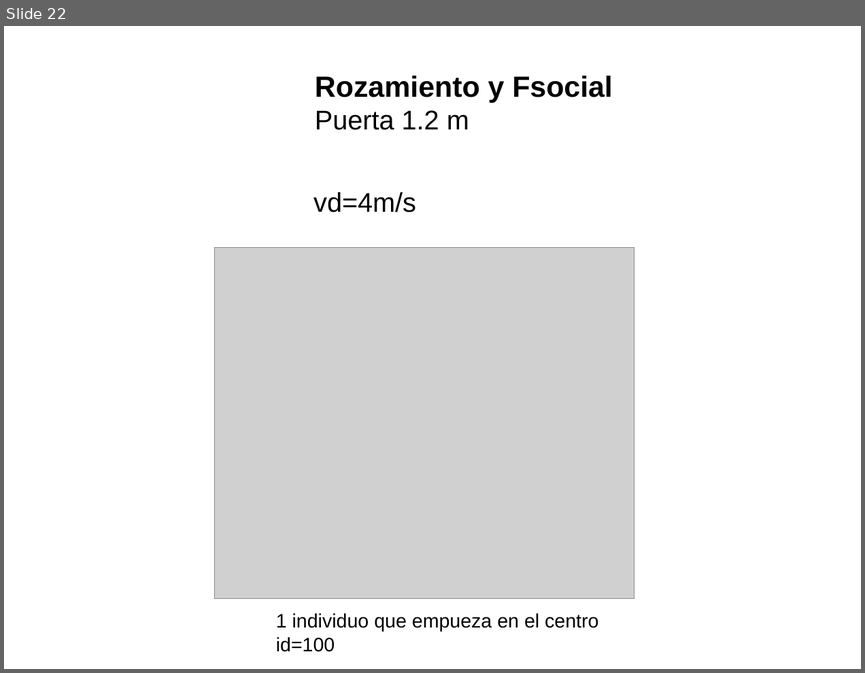
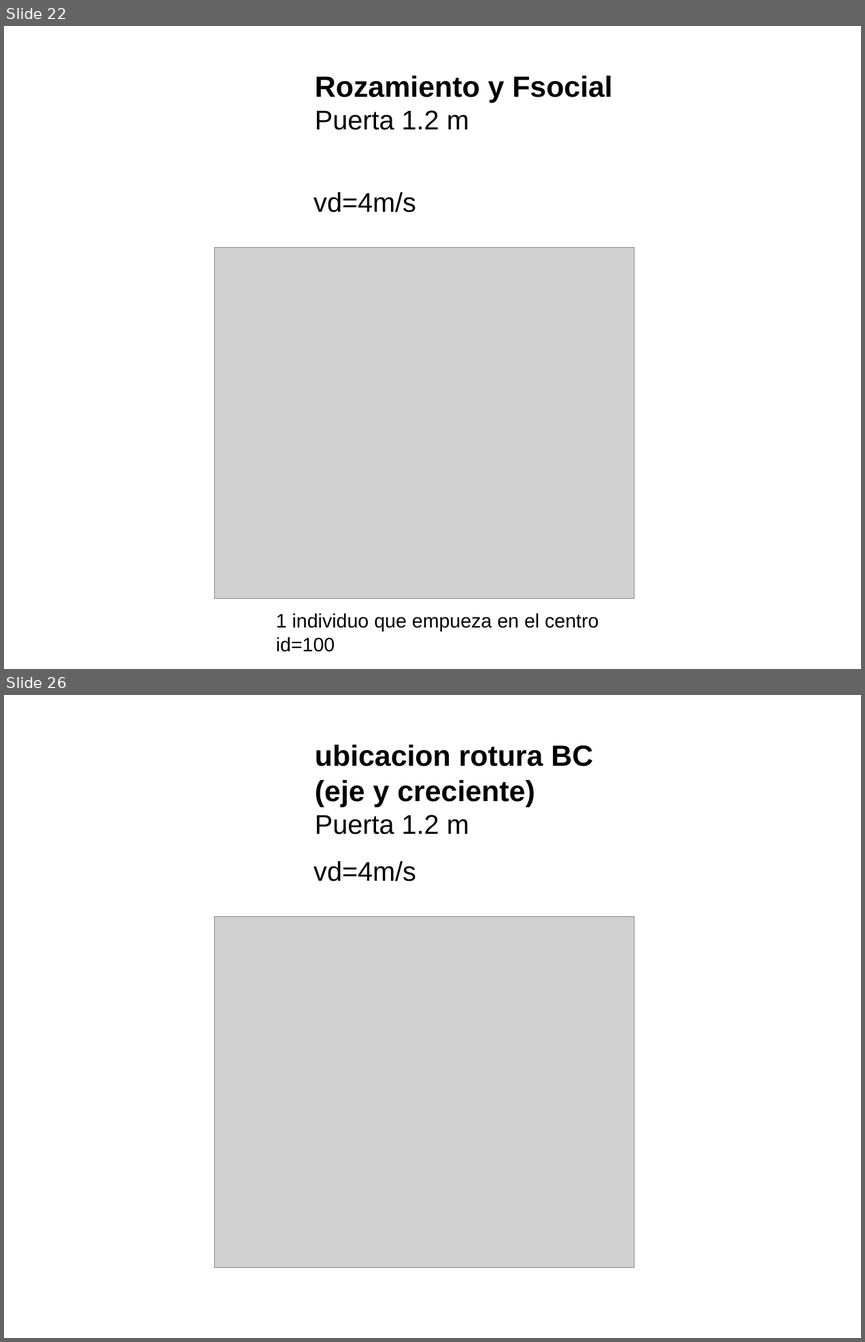
Before and after one commit to ignaciosticco/super_ath, a slide deck: present_superath1.odp. Shown one above the other, each under a label of ours: slide 22 before the commit, slides 22 and 26 after it; the slides between them are not shown. The pictures are 865x673 and 865x1342 pixels, drawn with LibreOffice and Linux fonts; fonts in the diff are those of the drawing; grey boxes stand for pictures. Boxes give left, top, right and bottom in pixels: in the first picture for what was removed or moved away, otherwise in the second. Text is boxed around its words. In the diff, an @@ line names an element or a change of style, - is before the commit and + after.

Commit message:
Posicion y ubicacion de rotura del BC

```diff
--- a/present_superath1.odp
+++ b/present_superath1.odp
@@ slide 26 added at (4, 695, 861, 1338), background #FFFFFF @@
@@ text added at (315, 745, 593, 834), 27 pt, text #000000, bold @@
+ubicacion rotura BC (eje y creciente)
+Puerta 1.2 m
@@ text added at (313, 861, 416, 881), 25 pt, text #000000 @@
+vd=4m/s
@@ picture added at (215, 917, 634, 1268) @@
```
Also in this commit, not shown: 3 other slides added, 51 other files.
